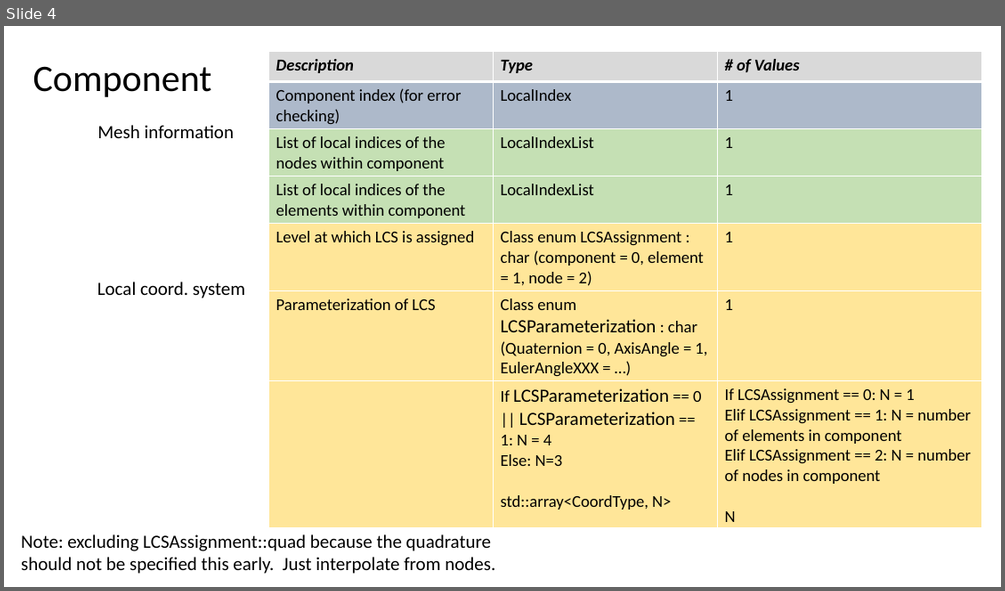
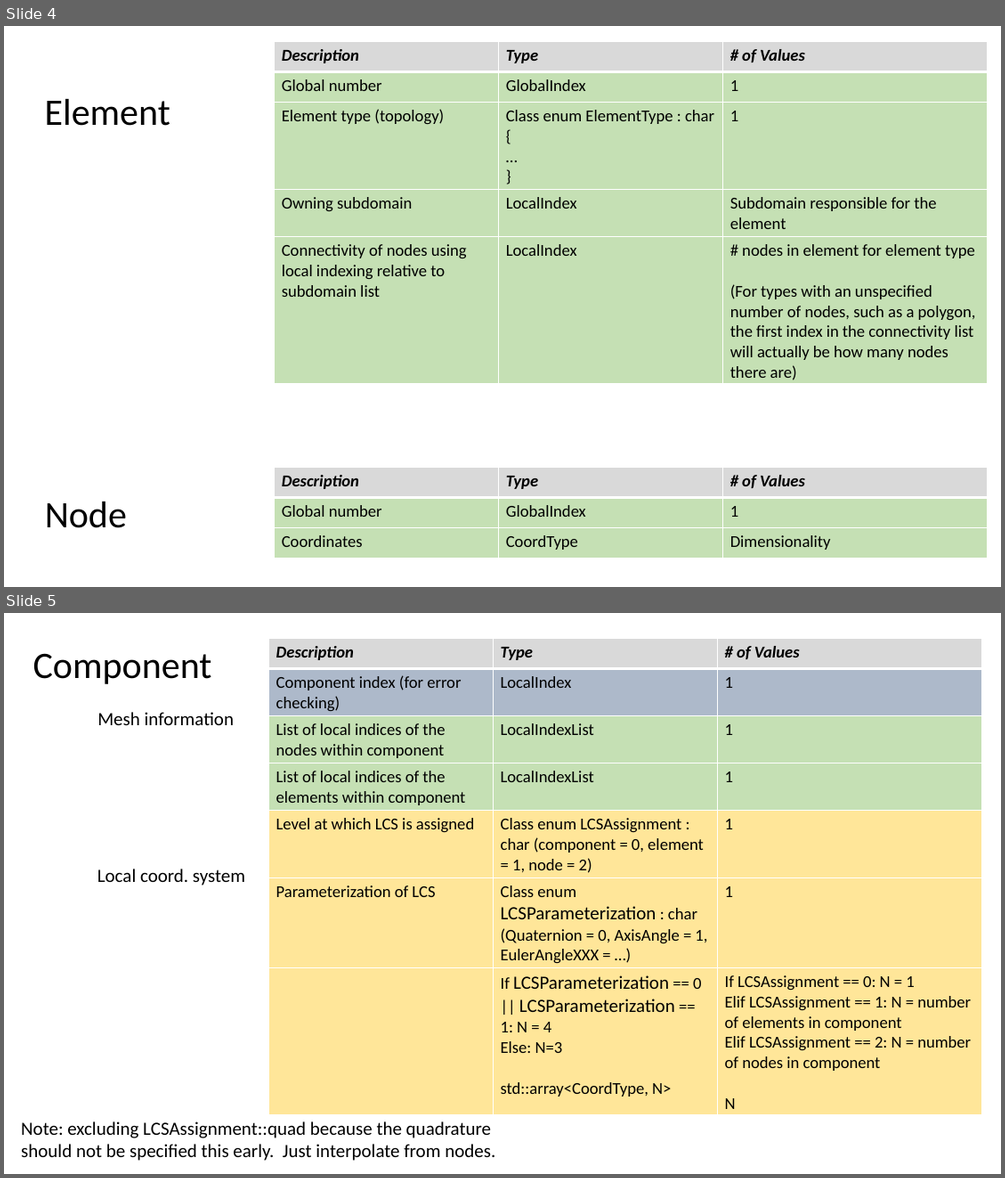
Before and after one commit to afrl/sheff-fea-io, a slide deck: docs/FormatSpecification.pptx. Shown one above the other, each under a label of ours: slide 4 before the commit, slides 4 and 5 after it. The pictures are 1005x591 and 1005x1178 pixels, drawn with LibreOffice and Linux fonts; fonts in the diff are those of the drawing. Boxes give left, top, right and bottom in pixels: in the first picture for what was removed or moved away, otherwise in the second. Text is boxed around its words. In the diff, an @@ line names an element or a change of style, - is before the commit and + after.

```diff
--- a/docs/FormatSpecification.pptx
+++ b/docs/FormatSpecification.pptx
@@ slide 4 added at bbox=[4, 26, 1001, 587], background #FFFFFF @@
@@ table added at bbox=[274, 42, 987, 384], 5 rows, 3 columns @@
+Description | Type | # of Values
+Global number | GlobalIndex | 1
+Element type (topology) | Class enum ElementType : char { / … / } | 1
+Owning subdomain | LocalIndex | Subdomain responsible for the element
+Connectivity of nodes using local indexing relative to subdomain list | LocalIndex | # nodes in element for element type / (For types with an unspecified number of nodes, such as a polygon, the first index in the connectivity list will actually be how many nodes there are)
@@ text added at bbox=[45, 99, 170, 126], 36 pt, text #000000 @@
+Element
@@ table added at bbox=[274, 467, 987, 558], 3 rows, 3 columns @@
+Description | Type | # of Values
+Global number | GlobalIndex | 1
+Coordinates | CoordType | Dimensionality
@@ text added at bbox=[45, 501, 127, 528], 36 pt, text #000000 @@
+Node
@@ what was slide 4 is now slide 5 @@
```
Also in this commit, not shown: 1 slide removed, 2 other files.
